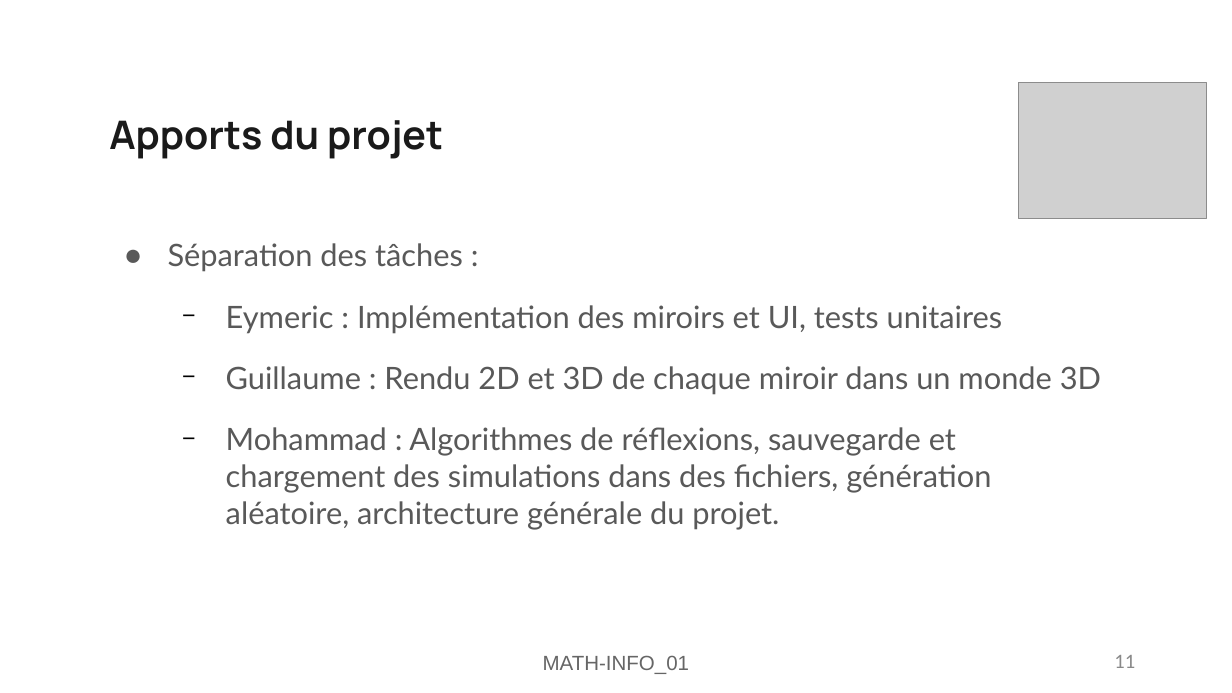
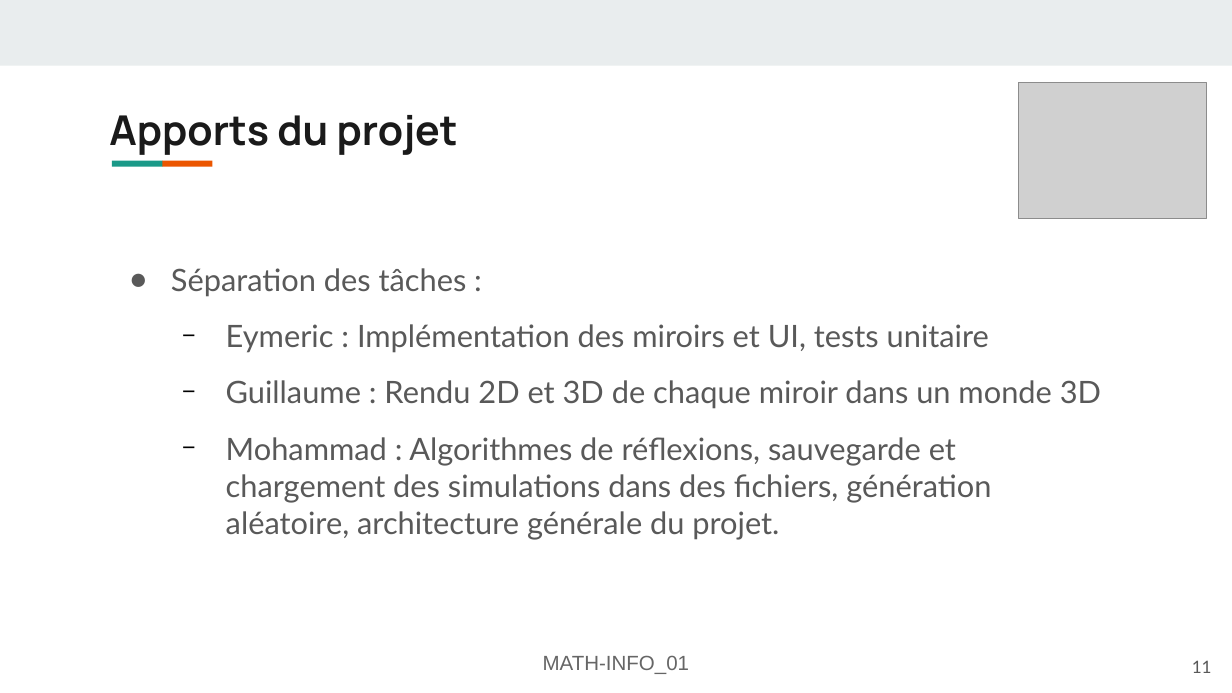
Before and after one commit to FlashOnFire/MirrorVerse, a slide deck: slide 11 of project_managment/pres2/MATH-INFO_01-Présentation-mirror-verse.odp. Drawn at 1232x693 pixels with LibreOffice and Linux fonts; fonts in the diff are those of the drawing; grey boxes stand for pictures. Boxes give left, top, right and bottom in pixels: in the first picture for what was removed or moved away, otherwise in the second. Text is boxed around its words. In the diff, an @@ line names an element or a change of style, - is before the commit and + after.

```diff
--- a/project_managment/pres2/MATH-INFO_01-Présentation-mirror-verse.odp
+++ b/project_managment/pres2/MATH-INFO_01-Présentation-mirror-verse.odp
@@ rectangle added at <box>0,0,1232,65</box>, fill #E9EDEE @@
@@ title "Apports du projet" at <box>109,115,458,155</box>: size 23 to 24.1 pt; line spacing 1 to 0.9 @@
@@ rectangle added at <box>112,160,163,166</box>, fill #1A9988 @@
@@ rectangle added at <box>161,160,212,166</box>, fill #EB5600 @@
@@ text "Séparation des tâches :": place and size @@
-text "Séparation des tâches :" at <box>168,243,1101,530</box>
+text "Séparation des tâches :" at <box>171,268,1101,540</box>
@@ text at <box>171,268,1101,540</box>: indent changed; less space between paragraphs @@
@@ text at <box>226,324,989,353</box>: text changed @@
-  − Eymeric : Implémentation des miroirs et UI, tests unitaires
+  − Eymeric : Implémentation des miroirs et UI, tests unitaire
@@ page number: place and size @@
-page number at <box>1114,655,1135,668</box>
+page number at <box>1192,660,1212,673</box>
@@ page number at <box>1192,660,1212,673</box>: size 12 to 10 pt, font Calibri to Lato, text colour #898989 to #595959 @@
```
Also in this commit, not shown: 11 other slides changed, 1 other file.
